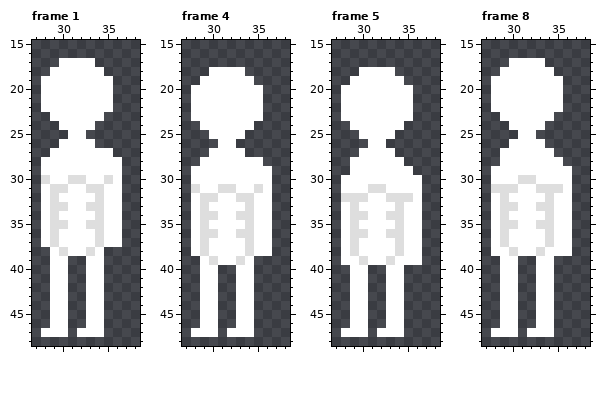
Pixel-art file, stored at Assets/Art/Characters/Player/Idle/Player_Idle_Left.aseprite. That is the earlier state.
64x64 pixels, 8 frames. Shown: frame 1: x 27..38, y 15..48; frame 4: x 27..38, y 15..48; frame 5: x 27..38, y 15..48; frame 8: x 27..38, y 15..48. The commit also changed other frames, which this record leaves out.
Once edited:
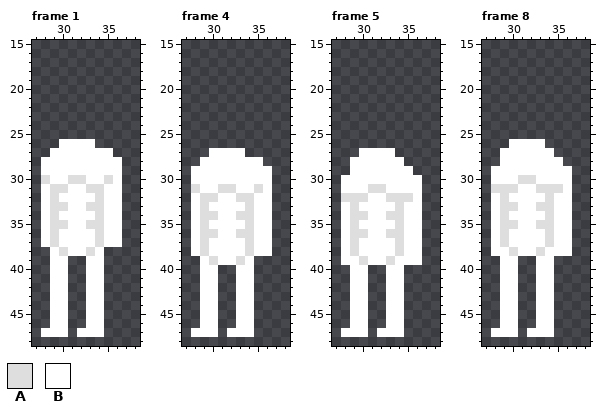
Palette (. is transparent): A #dedede  B #ffffff
The exact change:
layer "Skin/Head" now hidden
Frame 1:
Colour B is gone in row 17 at x 30 to 33; in row 18 at x 29 to 34; in rows 19 to 22 at x 28 to 35; in row 23 at x 29 to 34; in row 24 at x 30 to 33; in row 25 at x 31 to 32.
Frame 4:
Colour B is gone in row 18 at x 30 to 33; in row 19 at x 29 to 34; in rows 20 to 23 at x 28 to 35; in row 24 at x 29 to 34; in row 25 at x 30 to 33; in row 26 at x 31 to 32.
Frame 5: the same change as frame 4
Frame 8: the same change as frame 1
Pixel boxes of the changes (left, top, right, bottom) in both pictures:
erased: (41, 58, 113, 139)
erased: (191, 67, 263, 148)
erased: (341, 67, 413, 148)
erased: (491, 58, 563, 139)
